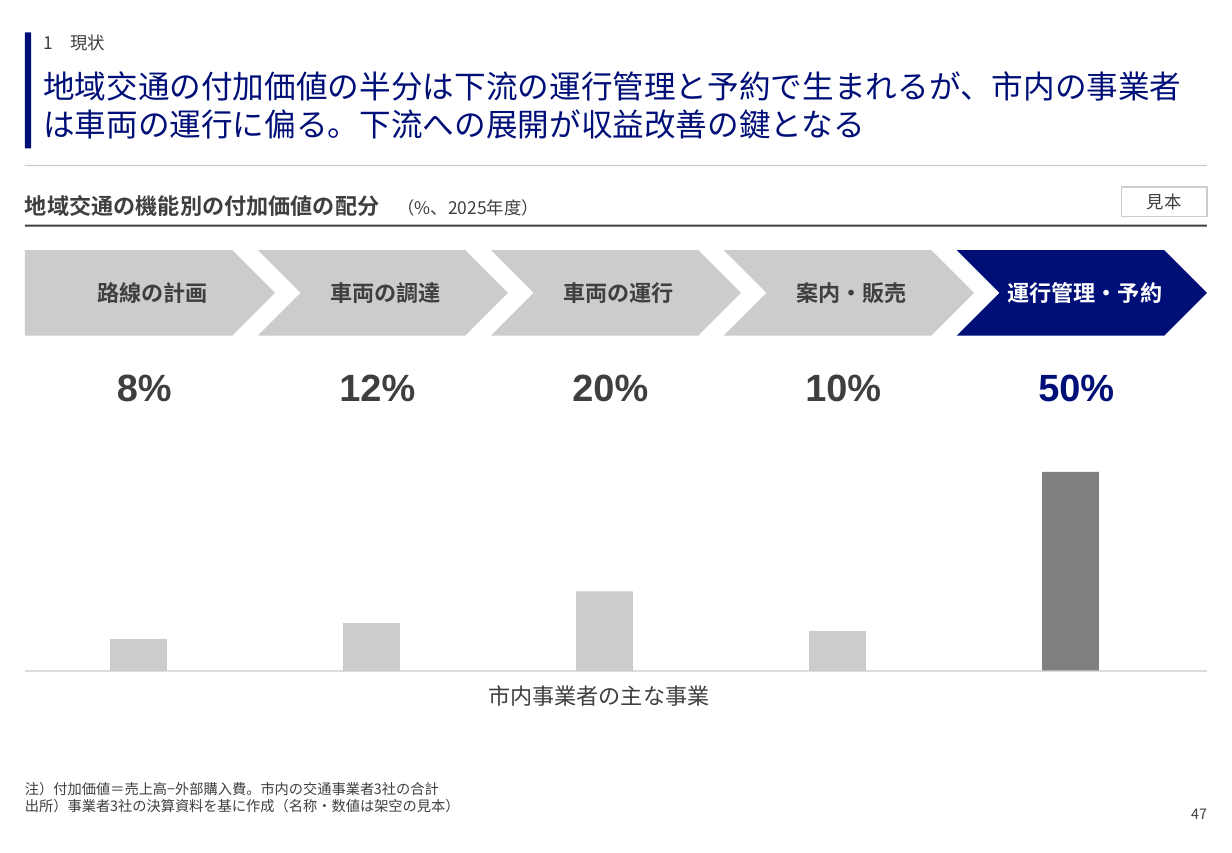
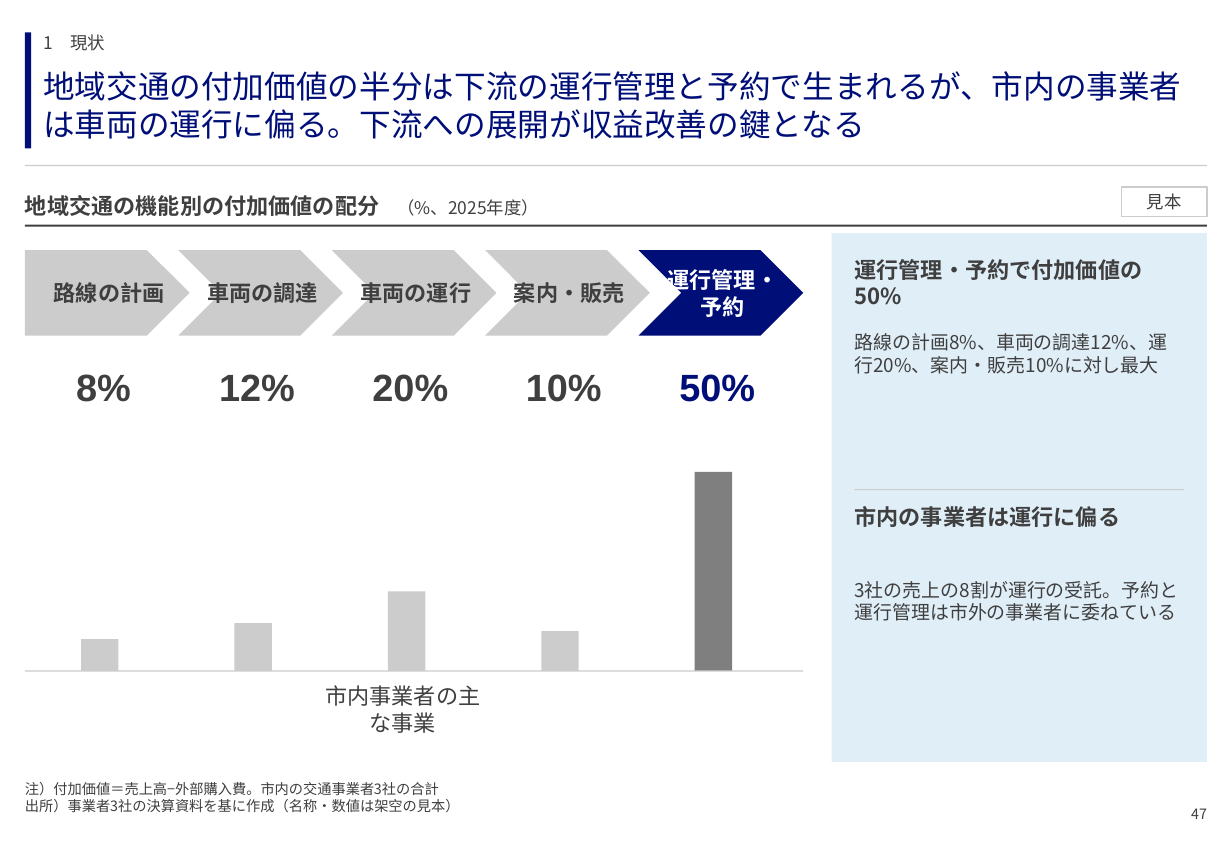
Before and after one commit to GontaHH/slide_builder, a slide deck: slide 47 of patterns/pattern-deck.pptx. Drawn at 1232x853 pixels with LibreOffice and Linux fonts; fonts in the diff are those of the drawing. Boxes give left, top, right and bottom in pixels: in the first picture for what was removed or moved away, otherwise in the second. Text is boxed around its words. In the diff, an @@ line names an element or a change of style, - is before the commit and + after.

```diff
--- a/patterns/pattern-deck.pptx
+++ b/patterns/pattern-deck.pptx
@@ rectangle added at [832,233,1207,762], fill #E0EEF8 @@
@@ pentagon arrow: place and size @@
-pentagon arrow at [25,250,275,336]
+pentagon arrow at [25,250,190,336]
@@ text "路線の計画": place and size @@
-text "路線の計画" at [97,282,208,303]
+text "路線の計画" at [54,282,165,303]
@@ chevron: place and size @@
-chevron at [258,250,508,336]
+chevron at [179,250,344,336]
@@ text "車両の調達" rewrapped from [330,282,441,303] to [207,280,318,306] @@
@@ chevron: place and size @@
-chevron at [491,250,742,336]
+chevron at [332,250,497,336]
@@ text "車両の運行" rewrapped from [563,282,674,303] to [361,280,472,305] @@
@@ chevron: place and size @@
-chevron at [725,250,975,336]
+chevron at [486,250,651,336]
@@ text "案内・販売" rewrapped from [796,282,907,303] to [514,280,625,306] @@
@@ chevron: place and size @@
-chevron at [957,250,1207,336]
+chevron at [639,250,804,336]
@@ text "運行管理・予約" rewrapped from [1007,282,1162,303] to [667,266,778,317] @@
@@ text added at [854,259,1142,305], 14 pt, text #3F3F3F, bold @@
+運行管理・予約で付加価値の50%
@@ text added at [854,333,1167,374], 12 pt, text #3F3F3F @@
+路線の計画8%、車両の調達12%、運行20%、案内・販売10%に対し最大
@@ text "8%": place and size @@
-text "8%" at [117,374,172,402]
+text "8%" at [76,374,131,402]
@@ text "12%": place and size @@
-text "12%" at [339,374,415,402]
+text "12%" at [219,374,295,402]
@@ text "20%": place and size @@
-text "20%" at [572,374,648,402]
+text "20%" at [372,374,448,402]
@@ text "10%": place and size @@
-text "10%" at [805,374,881,402]
+text "10%" at [526,374,602,402]
@@ text "50%": place and size @@
-text "50%" at [1038,374,1114,402]
+text "50%" at [679,374,755,402]
@@ rectangle: place and size @@
-rectangle at [1042,472,1099,671]
+rectangle at [695,472,733,671]
@@ line added from (854, 489) to (1184, 489), #CCCCCC 0.75 pt @@
@@ text added at [854,506,1120,527], 14 pt, text #3F3F3F, bold @@
+市内の事業者は運行に偏る
@@ rectangle: place and size @@
-rectangle at [577,592,634,671]
+rectangle at [388,592,425,671]
@@ text added at [854,581,1178,621], 12 pt, text #3F3F3F @@
+3社の売上の8割が運行の受託。予約と運行管理は市外の事業者に委ねている
@@ rectangle: place and size @@
-rectangle at [344,623,400,671]
+rectangle at [234,623,272,671]
@@ rectangle: place and size @@
-rectangle at [110,639,167,671]
+rectangle at [81,639,118,671]
@@ rectangle: place and size @@
-rectangle at [810,631,867,671]
+rectangle at [541,631,579,671]
@@ line moved from (25, 671) - (1207, 671) to (25, 671) - (803, 671) @@
@@ text "市内事業者の主な事業" rewrapped from [488,685,709,706] to [325,685,480,733] @@
```
Also in this commit, not shown: 7 other slides changed, 2 other files.
